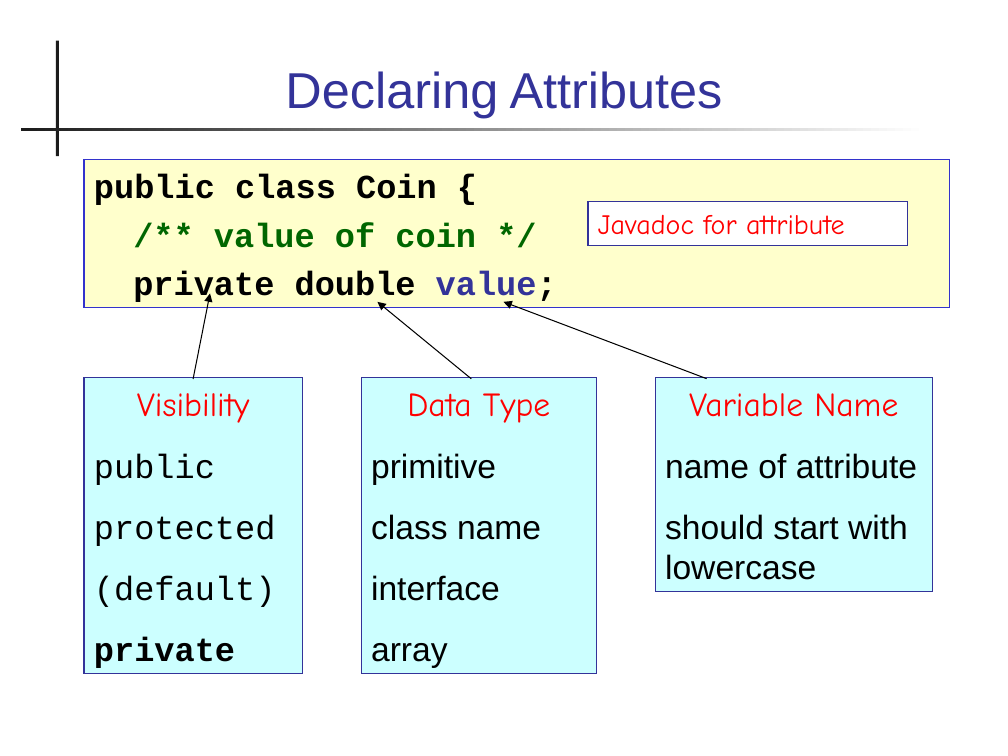
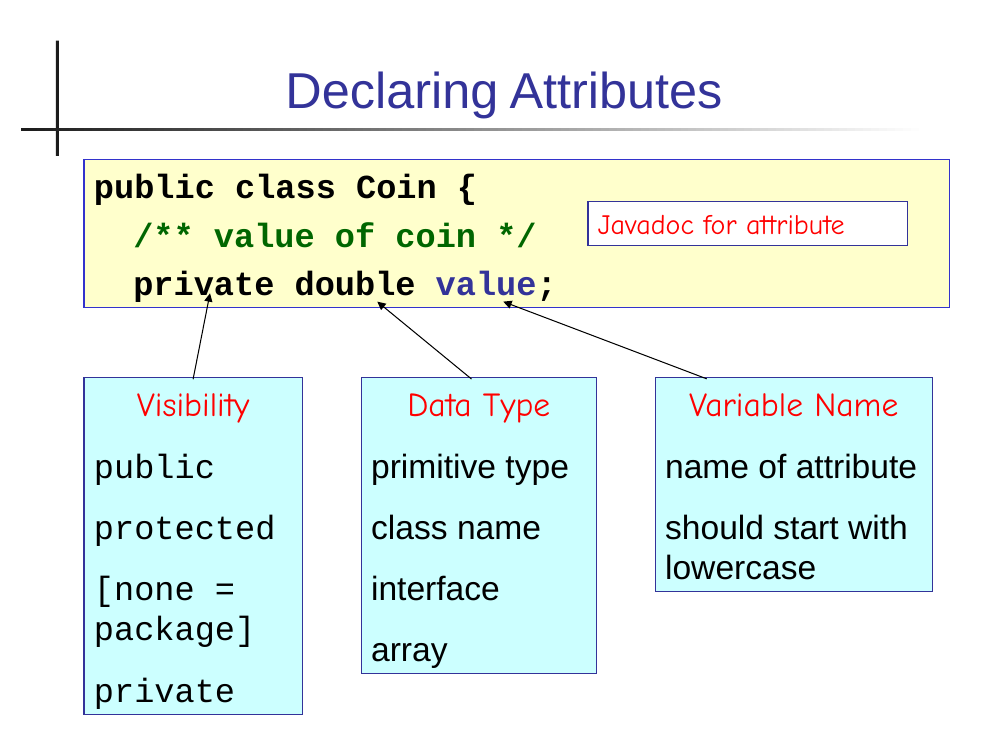
Before and after one commit to cpske/programming1, a slide deck: slide 7 of week2/X-Java-Basics.ppt. Drawn at 1008x756 pixels with LibreOffice and Linux fonts; fonts in the diff are those of the drawing. Boxes give left, top, right and bottom in pixels: in the first picture for what was removed or moved away, otherwise in the second. Text is boxed around its words. In the diff, an @@ line names an element or a change of style, - is before the commit and + after.

```diff
--- a/week2/X-Java-Basics.ppt
+++ b/week2/X-Java-Basics.ppt
@@ rectangle "Visibility": place and size @@
-rectangle "Visibility" at bbox=[84, 378, 302, 674]
+rectangle "Visibility" at bbox=[84, 378, 302, 715]
@@ text in rectangle at bbox=[371, 453, 568, 485]: text changed @@
-primitive
+primitive type
@@ text in rectangle at bbox=[94, 576, 255, 647]: text changed @@
-(default)
+[none = package]
@@ text in rectangle at bbox=[94, 677, 235, 709]: bold off in "private" @@
```
Also in this commit, not shown: 13 other slides changed, 2 other files.
